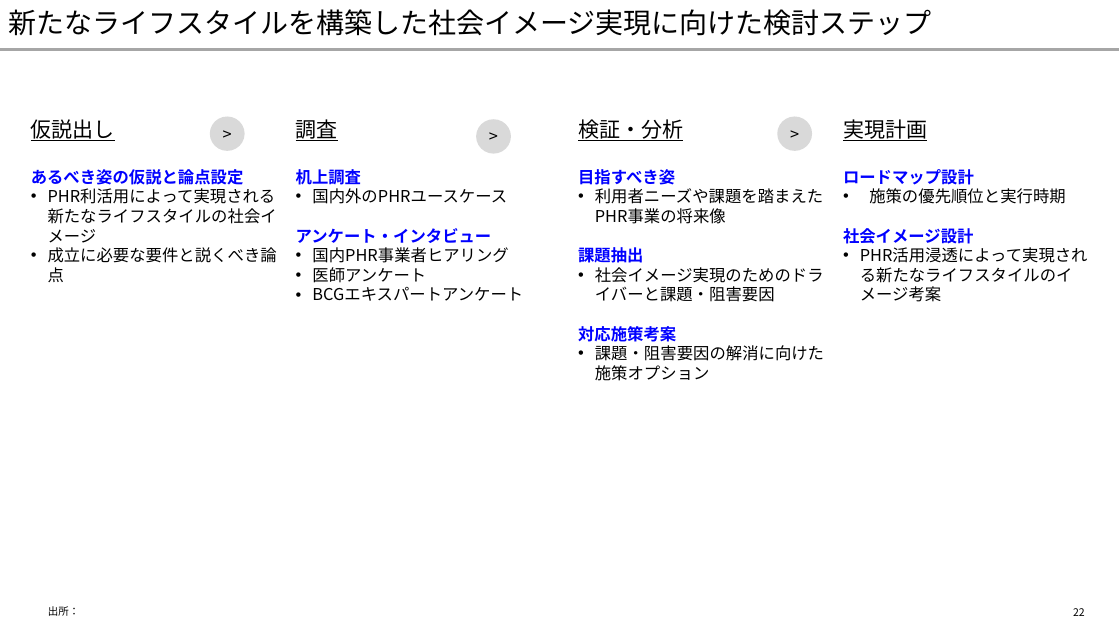
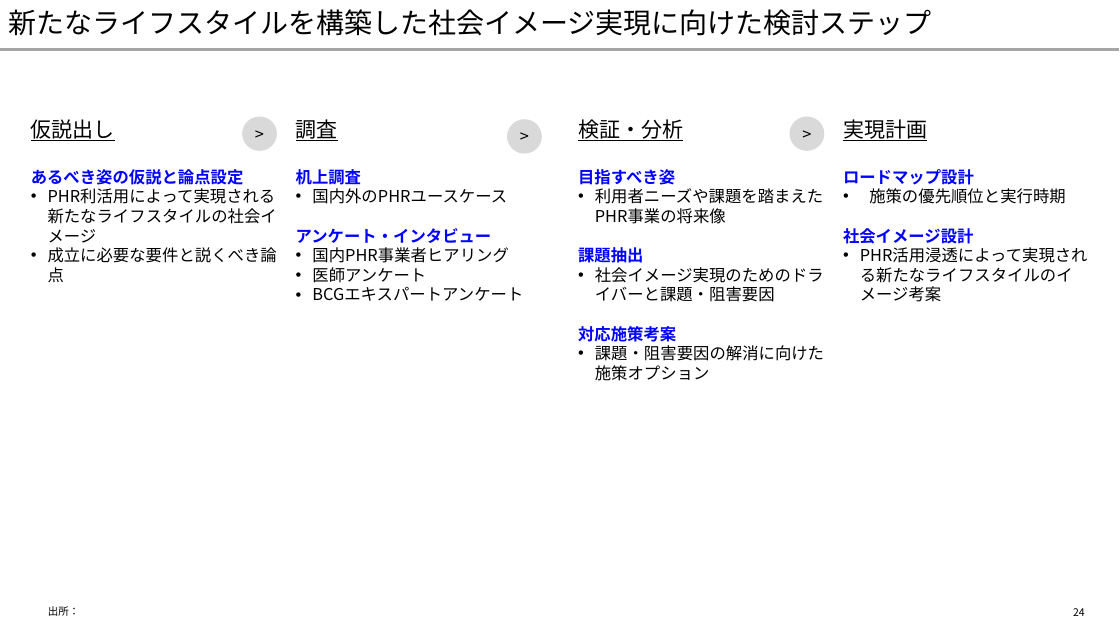
Before and after one commit to yuzucha16/dotfiles, a slide deck: slide 24 of office/Blank.potx (slide 22 before the commit). Drawn at 1120x630 pixels with LibreOffice and Linux fonts; fonts in the diff are those of the drawing. Boxes give left, top, right and bottom in pixels: in the first picture for what was removed or moved away, otherwise in the second. Text is boxed around its words. In the diff, an @@ line names an element or a change of style, - is before the commit and + after.

```diff
--- a/office/Blank.potx
+++ b/office/Blank.potx
@@ ellipse ">": place and size @@
-ellipse ">" at [210, 117, 245, 151]
+ellipse ">" at [242, 117, 276, 151]
@@ ellipse ">": place and size @@
-ellipse ">" at [476, 119, 511, 154]
+ellipse ">" at [507, 119, 542, 154]
@@ ellipse ">": place and size @@
-ellipse ">" at [777, 117, 812, 151]
+ellipse ">" at [790, 117, 824, 151]
@@ page number at [1073, 608, 1085, 616]: text changed @@
-22
+24
```
Also in this commit, not shown: 3 other slides changed, 3 slides added, 1 other file.
